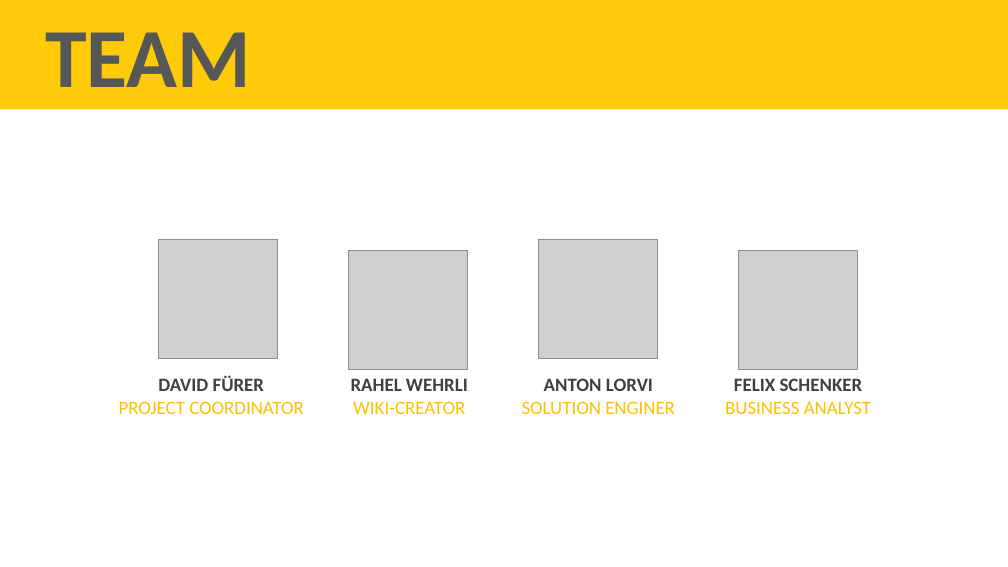
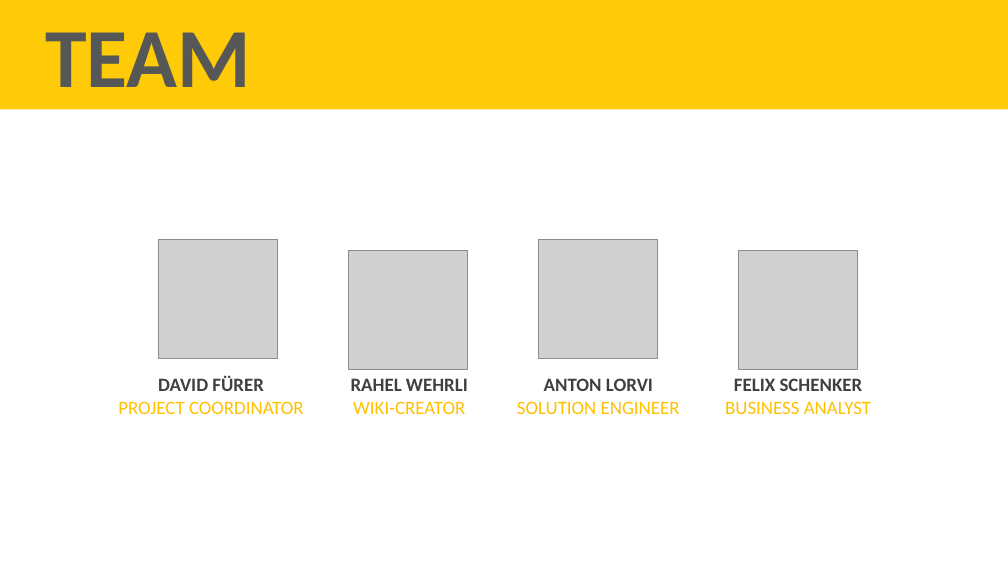
Before and after one commit to DigiBP/digibp-grindelwald, a slide deck: slide 2 of project files/presentation/Final Presentation 06062019_Banana Analytics.pptx. Drawn at 1008x567 pixels with LibreOffice and Linux fonts; fonts in the diff are those of the drawing; grey boxes stand for pictures. Boxes give left, top, right and bottom in pixels: in the first picture for what was removed or moved away, otherwise in the second. Text is boxed around its words. In the diff, an @@ line names an element or a change of style, - is before the commit and + after.

```diff
--- a/project files/presentation/Final Presentation 06062019_Banana Analytics.pptx
+++ b/project files/presentation/Final Presentation 06062019_Banana Analytics.pptx
@@ text at (517, 401, 680, 414): text changed @@
-SOLUTION ENGINER
+SOLUTION ENGINEER
```
Also in this commit, not shown: 2 other files.
